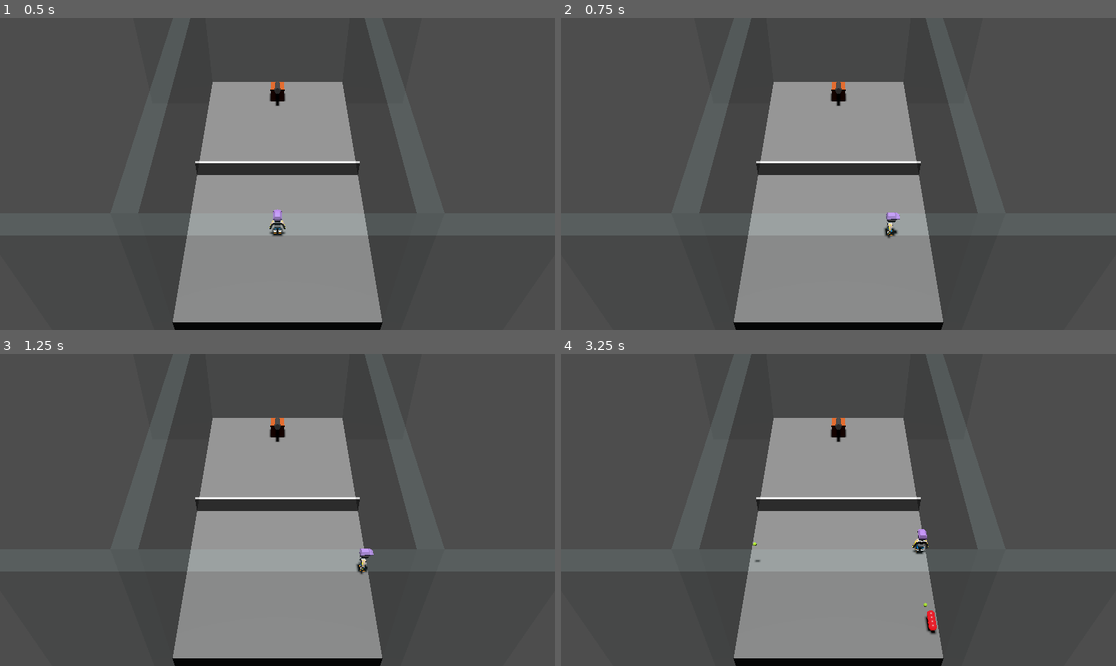
Above: before the commit, frames 1-4 (two rows, left to right).
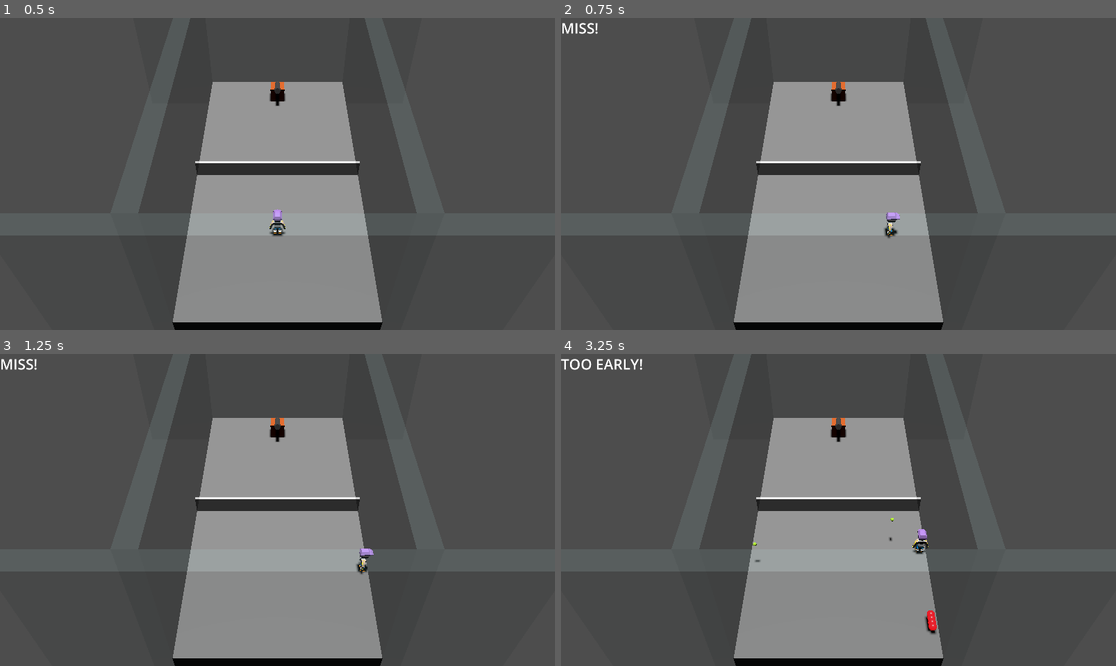
Above: after the commit, the same moments.

Repository: nicolassantibanez/padel-arcade
Game: Godot game, scene res://main.tscn
Two runs of this game, one before a commit and one after it. Both use one fixed random seed, a clock stepped at 60 frames per second and the inputs below.
Inputs:
- Up to frame 1 (0.5 s): no input
- Up to frame 2 (0.75 s): tap Enter at 0.5 s; hold Right (move_right) from 0.53 s (still down); tap J (hit_ball) at 0.6 s
- Up to frame 3 (1.25 s): keep holding Right (move_right)
- Up to frame 4 (3.25 s): tap Space (shoot_ball) at 1.25, 2.1 s; release Right (move_right) at 1.28 s; hold Down (move_back) 1.28-2.03 s; tap J (hit_ball) at 1.35, 2.3, 3.05 s; tap Enter at 2 s; hold Right (move_right) 2.03-2.78 s; hold Up (move_forward) from 2.78 s (still down); tap M at 2.85 s

Frame 1 is identical in both runs. In frame 2, 0.1% of the frame differs, in the area x 0-7%, y 1-6%; in frame 3, 0.1%; in frame 4, 0.2%, in the area x 0-67%, y 1-83%.

Commit message:
feat: Added left, center & right hit directions

Diff:
--- a/player.gd
+++ b/player.gd
@@ -5,7 +5,10 @@
 # Downward acceleration
 @export var fall_acceleration: float = 75
 
-@onready var hit_zone: Area3D = $HitZone
+@onready var early_hit_zone: Area3D = $OuterHitZone
+@onready var late_hit_zone: Area3D = $LateHitZone
+@onready var inner_hit_zone: Area3D = $InnerHitZone
+@onready var label_hit: RichTextLabel = $LabelHit
 
 var target_velocity: Vector3 = Vector3.ZERO
 var ball_scene: Resource = preload ("res://ball.tscn")
@@ -14,17 +17,47 @@
 var wall_distance = 10
 
 var can_hit_ball: bool = false
+var ball_in_early_zone: bool = false
+var ball_in_late_zone: bool = false
+var ball_in_inner_zone: bool = false
 var ball_to_hit: Ball = null
+var last_hit_status: String = ""
 
 func _ready():
-	hit_zone.body_entered.connect(_on_hit_zone_body_entered)
-	hit_zone.body_exited.connect(_on_hit_zone_body_exited)
+	early_hit_zone.body_entered.connect(_on_early_hit_zone_body_entered)
+	early_hit_zone.body_exited.connect(_on_early_hit_zone_body_exited)
+
+	late_hit_zone.body_entered.connect(_on_late_hit_zone_body_entered)
+	late_hit_zone.body_exited.connect(_on_late_hit_zone_body_exited)
+
+	inner_hit_zone.body_entered.connect(_on_inner_hit_zone_body_entered)
+	inner_hit_zone.body_exited.connect(_on_inner_hit_zone_body_exited)
 
 func _process(delta):
 	if Input.is_physical_key_pressed(KEY_M):
 		_add_debug_marker(position)
-	if can_hit_ball and Input.is_action_just_pressed("hit_ball"):
-		_deprecated_copy_ball_on_hit(ball_to_hit)
+
+	if Input.is_action_just_pressed("hit_ball"):
+		if ball_in_inner_zone:
+			print("PERFECT SHOT!")
+			_deprecated_copy_ball_on_hit(ball_to_hit, 0)
+			label_hit.clear()
+			label_hit.add_text("PERFECT SHOT!")
+		elif ball_in_late_zone: # imperfect shot (check if is right or left shot)
+			print("TOO LATE!")
+			var rand_angle = randf() * (-PI / 4)
+			_deprecated_copy_ball_on_hit(ball_to_hit, rand_angle)
+			label_hit.clear()
+			label_hit.add_text("TOO LATE!")
+		elif ball_in_early_zone:
+			print("TOO EARLY!")
+			var rand_angle = randf() * PI / 4
+			_deprecated_copy_ball_on_hit(ball_to_hit, rand_angle)
+			label_hit.clear()
+			label_hit.add_text("TOO EARLY!")
+		else:
+			label_hit.clear()
+			label_hit.add_text("MISS!")
 
 func _physics_process(delta):
 	# local variable to store the input direction
@@ -57,27 +90,45 @@
 	velocity = target_velocity
 	move_and_slide()
 
-func _on_hit_zone_body_entered(body: Node3D):
+func _on_early_hit_zone_body_entered(body: Node3D):
 	if is_instance_of(body, Ball):
-		can_hit_ball = true
+		ball_to_hit = body
+		ball_in_early_zone = true
+
+func _on_early_hit_zone_body_exited(body: Node3D):
+	if is_instance_of(body, Ball):
+		ball_in_early_zone = false
+
+func _on_late_hit_zone_body_entered(body: Node3D):
+	if is_instance_of(body, Ball):
+		ball_to_hit = body
+		ball_in_late_zone = true
+
+func _on_late_hit_zone_body_exited(body: Node3D):
+	if is_instance_of(body, Ball):
+		ball_in_late_zone = false
+
+func _on_inner_hit_zone_body_entered(body: Node3D):
+	if is_instance_of(body, Ball):
+		ball_in_inner_zone = true
 		ball_to_hit = body
 
-func _on_hit_zone_body_exited(body: Node3D):
+func _on_inner_hit_zone_body_exited(body: Node3D):
 	if is_instance_of(body, Ball):
-		can_hit_ball = false
-		ball_to_hit = null
+		ball_in_inner_zone = false
 
 func _add_debug_marker(pos: Vector3):
 	var debug_marker: Node = debug_marker_scene.instantiate()
 	debug_marker.position = pos
 	get_parent().add_child(debug_marker)
 
-func _deprecated_copy_ball_on_hit(body: Ball):
+func _deprecated_copy_ball_on_hit(body: Ball, angle_rotation: float):
 		var ball_instance: Node = ball_scene.instantiate()
 		ball_instance.position = body.global_position + Vector3.FORWARD
 		# _add_debug_marker(body.global_position)
 		# ball_instance.position = body.position + Vector3.UP * 5
 		body.queue_free()
-		var rand_angle = randf() * PI / 4
-		ball_instance.direction = Vector3(0, 0.3, -1).rotated(Vector3.UP, rand_angle - PI / 8)
+		# var rand_angle = randf() * PI / 4
+		# ball_instance.direction = Vector3(0, 0.3, -1).rotated(Vector3.UP, rand_angle - PI / 8)
+		ball_instance.direction = Vector3(0, 0.3, -1).rotated(Vector3.UP, angle_rotation)
 		get_parent().add_child(ball_instance)
--- a/player.tscn
+++ b/player.tscn
@@ -8,7 +8,10 @@
 radius = 0.7
 
 [sub_resource type="SphereShape3D" id="SphereShape3D_ur3x4"]
-radius = 1.66537
+radius = 2.4
+
+[sub_resource type="SphereShape3D" id="SphereShape3D_pxuhf"]
+radius = 1.105
 
 [node name="Player" type="CharacterBody3D"]
 collision_layer = 4
@@ -27,10 +30,31 @@
 [node name="CollisionShape3D" type="CollisionShape3D" parent="."]
 shape = SubResource("SphereShape3D_vioid")
 
-[node name="HitZone" type="Area3D" parent="."]
+[node name="LateHitZone" type="Area3D" parent="."]
+transform = Transform3D(1, 0, 0, 0, 1, 0, 0, 0, 1, 2.08165e-12, 0.7, 1.34825)
+collision_layer = 0
+collision_mask = 2
+
+[node name="CollisionShape3D" type="CollisionShape3D" parent="LateHitZone"]
+shape = SubResource("SphereShape3D_ur3x4")
+
+[node name="OuterHitZone" type="Area3D" parent="."]
+transform = Transform3D(1, 0, 0, 0, 1, 0, 0, 0, 1, 0, 0.708078, -0.914)
+collision_layer = 0
+collision_mask = 2
+
+[node name="CollisionShape3D" type="CollisionShape3D" parent="OuterHitZone"]
+shape = SubResource("SphereShape3D_ur3x4")
+
+[node name="InnerHitZone" type="Area3D" parent="."]
 transform = Transform3D(1, 0, 0, 0, 1, 0, 0, 0, 1, 0, 0.708078, 0)
 collision_layer = 0
 collision_mask = 2
 
-[node name="CollisionShape3D" type="CollisionShape3D" parent="HitZone"]
-shape = SubResource("SphereShape3D_ur3x4")
+[node name="CollisionShape3D" type="CollisionShape3D" parent="InnerHitZone"]
+shape = SubResource("SphereShape3D_pxuhf")
+
+[node name="LabelHit" type="RichTextLabel" parent="."]
+offset_right = 788.0
+offset_bottom = 384.0
+theme_override_font_sizes/normal_font_size = 50
Not shown: 1 places in player.tscn that only renumber resources
